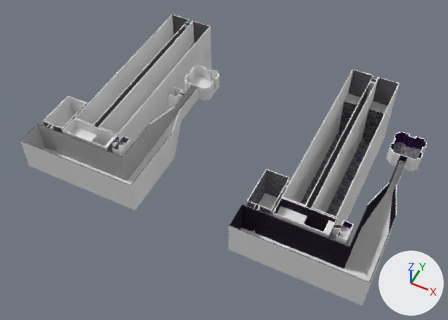
Two versions of the Blender file SwallowedHoll/Assets/Maps/demolevel.blend, one commit apart.
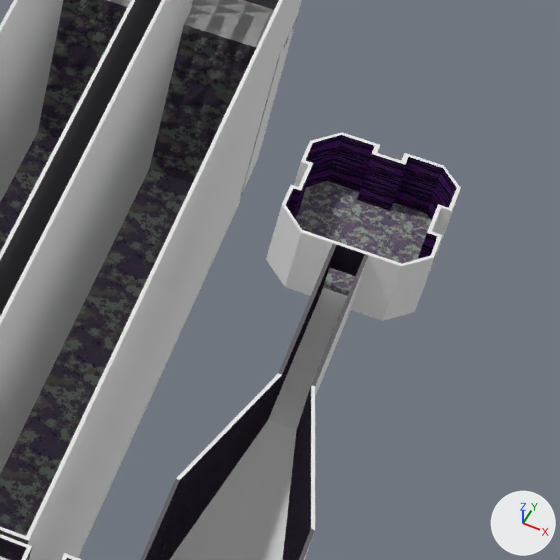
The first picture shows the older version from a 50 mm camera at (74.0, -112.8, 128.0) aimed at (19.0, -2.8, -9.6). The close-ups show both versions on the part from 74% to 100% of the width and 32% to 69% of the height of that picture; other places that the commit changed are outside them. Arrows for +X, +Y and +Z are at lower right; the lights stay in place.
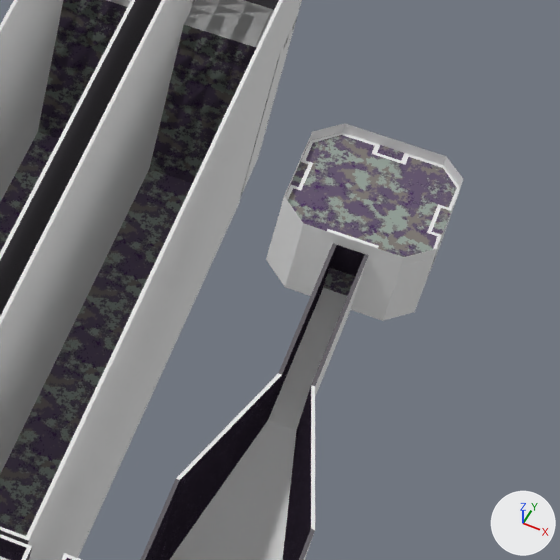
What changed in the scene script:
```text
Add me_cube_017:
    me_cube_017.from_pydata(...)  # 38 vertices, 26 faces; spans x 9.4..18.21, y 9.7..18.51, z -0.37..0.39
    # faces by material slot: [17, 9]
    me_cube_017.materials.append(mat_material_001)  # its picture is missing
    me_cube_017.materials.append(mat_material_014)  # picture img_muckwall_png
Add ob_cube_141:
    ob_cube_141 = bpy.data.objects.new('Cube.141', me_cube_017)
    ob_cube_141.location = (80.81, 27.41, 4.66)
    ob_cube_141.rotation_euler = (0.0, 0.0, -3.142)  # degrees (0, 0, -180)
    _m = ob_cube_141.modifiers.new('Boolean', 'BOOLEAN')
```

Boxes (x1, y1, x2, y2) around the edits, measured in the close-ups (560 x 560 px):
'Cube.141', added: after (281, 123, 463, 266)
    faces in mat_material_014 (picture img_muckwall_png): (285, 135, 457, 257)
    faces in mat_material_001 (its picture is missing): (281, 123, 463, 266)
'Cube.078', unchanged, covered by the edit: before (266, 181, 444, 321); after (266, 236, 444, 321)
'Cube.107', unchanged, covered by the edit: before (302, 132, 376, 192); after (302, 132, 376, 161)
'Cube.106', unchanged, covered by the edit: before (393, 155, 460, 247); after (409, 155, 460, 247)
'Cube.001', unchanged, covered by the edit: before (357, 144, 410, 211); after (372, 144, 410, 165)
